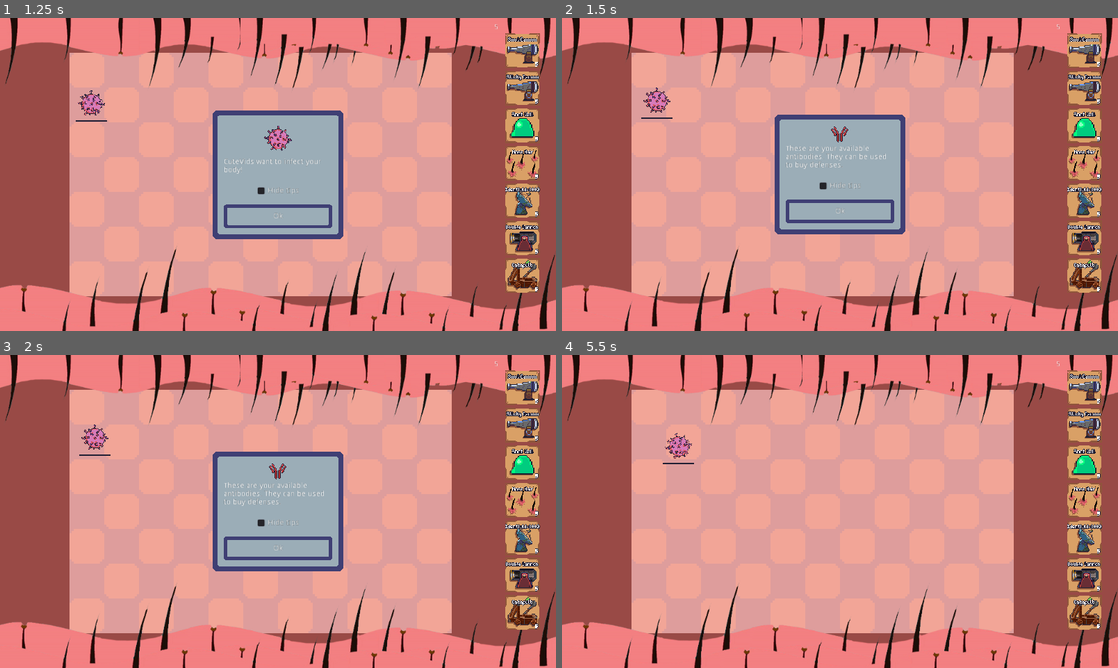
Above: before the commit, frames 1-4 (two rows, left to right).
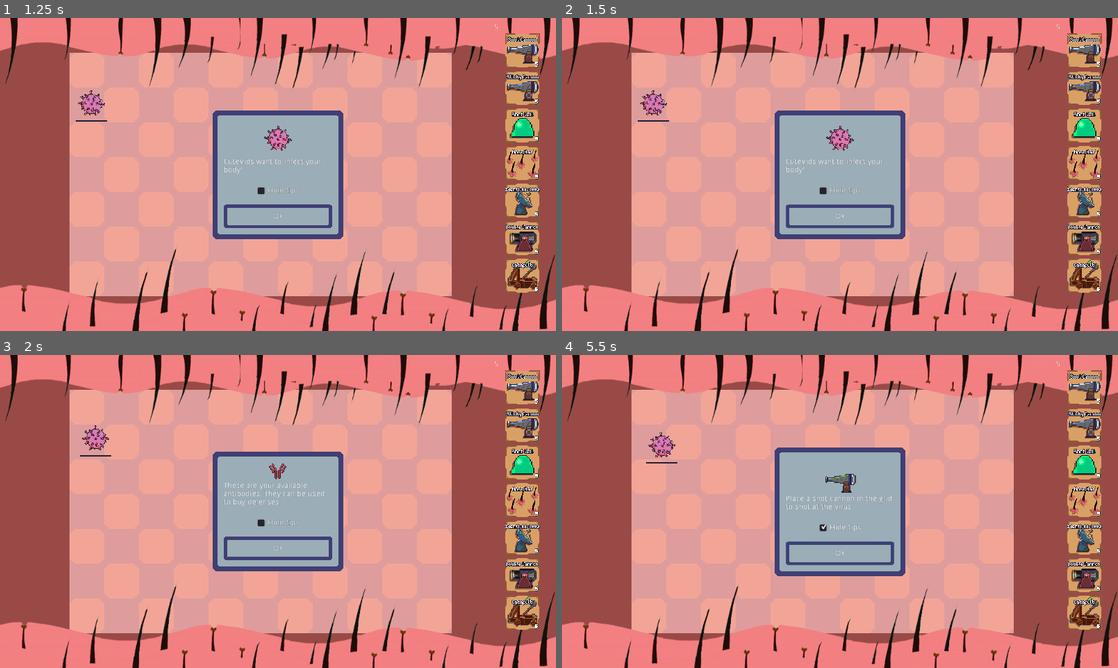
Above: after the commit, the same moments.

Repository: TeamKebab/GodotWildJam23
Game: Godot game, scene res://src/Main.tscn
Same seed, same stepped clock (60 frames per second), same inputs: the game is played once before the commit and once after it. Sound files missing from this copy of the repository are replaced by a short silence.
Inputs (mouse positions are in pixels of both pictures, inside the frame that each line leads up to):
- Up to frame 1 (1.25 s): click (522, 49) at 0.5 s
- Up to frame 2 (1.5 s): click "Ok" at 1.25 s
- Up to frame 3 (2 s): no input
- Up to frame 4 (5.5 s): click "Ok" at 2 s; click "Hide tips" at 2.75 s; click "Hide tips" at 3.5 s; click "Hide tips" at 4.25 s; click "Ok" at 5 s

Frame 1 is identical in both runs. In frame 2, 3.0% of the frame differs, in the area x 13-62%, y 22-71%; in frame 3, 0.2%; in frame 4, 10%, in the area x 15-62%, y 24-71%.

Commit message:
defense buy and  tooltip ok sounds

Diff:
--- a/src/GUI.gd
+++ b/src/GUI.gd
@@ -21,6 +21,8 @@
 onready var button_container : Container = find_node("ButtonContainer")
 onready var game_over_panel : Control = find_node("GameOverPanel")
 onready var tutorial: Control = find_node("Tutorial")
+onready var buy_sound : AudioStreamPlayer2D = $BuySound
+onready var place_sound : AudioStreamPlayer2D = $PlaceSound
 
 
 onready var buttons = {
@@ -54,6 +56,8 @@
 
 
 func _on_BuyButton_pressed(button : BuyButton) -> void:
+	buy_sound.stream.loop = false
+	buy_sound.play()
 	buying_defense = button.placeholder
 
 
@@ -75,6 +79,9 @@
 			defense_container.add_child(defense)
 			buying_defense.hide()
 			buying_defense = null
+			place_sound.stream.loop = false
+			place_sound.play()
+
 		else:
 			print("cannot place")
 
--- a/src/Main.tscn
+++ b/src/Main.tscn
@@ -32,12 +32,11 @@
 [ext_resource path="res://src/resources/CatapultCardDisabled.tres" type="Texture" id=30]
 [ext_resource path="res://src/resources/CatapultCard.tres" type="Texture" id=31]
 [ext_resource path="res://src/entities/defenses/DoubleCannonPlaceholder.tscn" type="PackedScene" id=32]
+[ext_resource path="res://assets/sfx/defense_buying.ogg" type="AudioStream" id=33]
+[ext_resource path="res://assets/sfx/defense_placement.ogg" type="AudioStream" id=34]
 
 [node name="Game" type="Node"]
 script = ExtResource( 16 )
-
-[node name="Timer" type="Timer" parent="."]
-one_shot = true
 
 [node name="AudioStreamPlayer2D" type="AudioStreamPlayer2D" parent="."]
 position = Vector2( 512, 288 )
@@ -45,6 +44,9 @@
 autoplay = true
 area_mask = 0
 
+[node name="Timer" type="Timer" parent="."]
+one_shot = true
+
 [node name="Background" type="ColorRect" parent="."]
 anchor_right = 1.0
 anchor_bottom = 1.0
@@ -94,6 +96,12 @@
 
 [node name="GUI" type="Node" parent="."]
 script = ExtResource( 6 )
+
+[node name="BuySound" type="AudioStreamPlayer2D" parent="GUI"]
+stream = ExtResource( 33 )
+
+[node name="PlaceSound" type="AudioStreamPlayer2D" parent="GUI"]
+stream = ExtResource( 34 )
 
 [node name="ToolBar" type="MarginContainer" parent="GUI"]
 anchor_left = 1.0
--- a/src/gui/BuyButton.tscn
+++ b/src/gui/BuyButton.tscn
@@ -1,7 +1,6 @@
-[gd_scene load_steps=3 format=2]
+[gd_scene load_steps=2 format=2]
 
 [ext_resource path="res://src/gui/BuyButton.gd" type="Script" id=1]
-
 
 [node name="BuyButton" type="TextureButton"]
 anchor_left = 0.5
--- a/src/gui/Tooltip.gd
+++ b/src/gui/Tooltip.gd
@@ -8,6 +8,7 @@
 
 onready var image : TextureRect = find_node("TextureRect")
 onready var label : RichTextLabel = find_node("RichTextLabel")
+onready var ok_sound : AudioStreamPlayer = $AudioStreamPlayer
 
 
 func _ready() -> void:
@@ -44,5 +45,10 @@
 
 
 func _on_Button_pressed():
+	ok_sound.stream.loop = false
+	ok_sound.play()
+
+	yield(ok_sound, "finished")
+
 	queue_free()
 	get_tree().set_deferred("paused", false)
--- a/src/gui/Tooltip.tscn
+++ b/src/gui/Tooltip.tscn
@@ -1,23 +1,27 @@
-[gd_scene load_steps=3 format=2]
+[gd_scene load_steps=4 format=2]
 
 [ext_resource path="res://src/resources/TooltipPanel.tres" type="StyleBox" id=1]
 [ext_resource path="res://src/gui/Tooltip.gd" type="Script" id=2]
+[ext_resource path="res://assets/sfx/tooltip_ok.ogg" type="AudioStream" id=3]
 
 [node name="Tooltip" type="PanelContainer"]
 anchor_left = 0.5
 anchor_top = 0.5
 anchor_right = 0.5
 anchor_bottom = 0.5
-margin_left = -112.0
-margin_top = -59.0
-margin_right = -112.0
-margin_bottom = -59.0
+margin_left = -120.0
+margin_top = -79.0
+margin_right = -120.0
+margin_bottom = -79.0
 size_flags_horizontal = 3
 custom_styles/panel = ExtResource( 1 )
 script = ExtResource( 2 )
 __meta__ = {
 "_edit_use_anchors_": false
 }
+
+[node name="AudioStreamPlayer" type="AudioStreamPlayer" parent="."]
+stream = ExtResource( 3 )
 
 [node name="MarginContainer" type="MarginContainer" parent="."]
 margin_left = 15.0
--- a/src/resources/SnotCannon.tres
+++ b/src/resources/SnotCannon.tres
@@ -8,31 +8,31 @@
 
 [sub_resource type="AtlasTexture" id=2]
 atlas = ExtResource( 1 )
-region = Rect2( 0, 0, 128, 64 )
+region = Rect2( 512, 0, 128, 64 )
 
 [sub_resource type="AtlasTexture" id=3]
 atlas = ExtResource( 1 )
-region = Rect2( 128, 0, 128, 64 )
+region = Rect2( 640, 0, 128, 64 )
 
 [sub_resource type="AtlasTexture" id=4]
 atlas = ExtResource( 1 )
-region = Rect2( 256, 0, 128, 64 )
+region = Rect2( 768, 0, 128, 64 )
 
 [sub_resource type="AtlasTexture" id=5]
 atlas = ExtResource( 1 )
-region = Rect2( 384, 0, 128, 64 )
+region = Rect2( 0, 0, 128, 64 )
 
 [sub_resource type="AtlasTexture" id=6]
 atlas = ExtResource( 1 )
-region = Rect2( 512, 0, 128, 64 )
+region = Rect2( 128, 0, 128, 64 )
 
 [sub_resource type="AtlasTexture" id=7]
 atlas = ExtResource( 1 )
-region = Rect2( 640, 0, 128, 64 )
+region = Rect2( 256, 0, 128, 64 )
 
 [sub_resource type="AtlasTexture" id=8]
 atlas = ExtResource( 1 )
-region = Rect2( 768, 0, 128, 64 )
+region = Rect2( 384, 0, 128, 64 )
 
 [resource]
 animations = [ {
@@ -41,13 +41,13 @@
 "name": "idle",
 "speed": 5.0
 }, {
-"frames": [ SubResource( 2 ), SubResource( 3 ), SubResource( 4 ), SubResource( 5 ) ],
+"frames": [ SubResource( 2 ), SubResource( 3 ), SubResource( 4 ) ],
+"loop": false,
+"name": "shot",
+"speed": 15.0
+}, {
+"frames": [ SubResource( 5 ), SubResource( 6 ), SubResource( 7 ), SubResource( 8 ) ],
 "loop": false,
 "name": "charge",
 "speed": 5.0
-}, {
-"frames": [ SubResource( 6 ), SubResource( 7 ), SubResource( 8 ) ],
-"loop": false,
-"name": "shot",
-"speed": 15.0
 } ]
Not shown: 1 places in src/Main.tscn that only renumber resources
